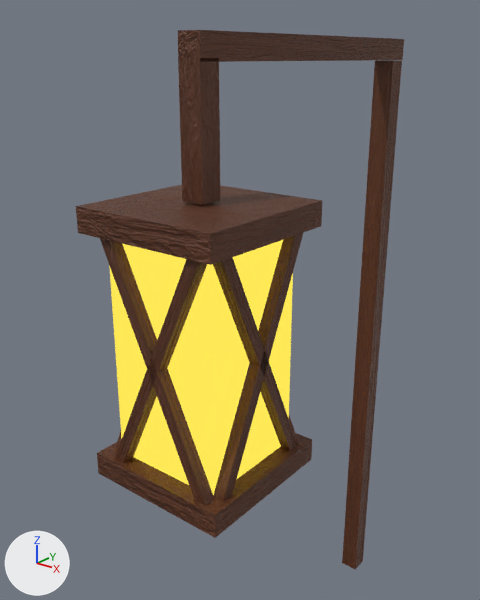
What one commit did to the Blender file lamplight-v1.blend.
Camera for both pictures: a 50 mm camera at (6.56, -7.34, 6.81) aimed at (-1.07, 2.27, 2.34). Lighting does not change. The marker at lower left points along +X, +Y and +Z.

In view in the first picture: 'Handle1', 'Handle2', 'Handle3', 'Light.001', 'X1', 'X10', 'X2', 'X7', 'X8', 'X9'.
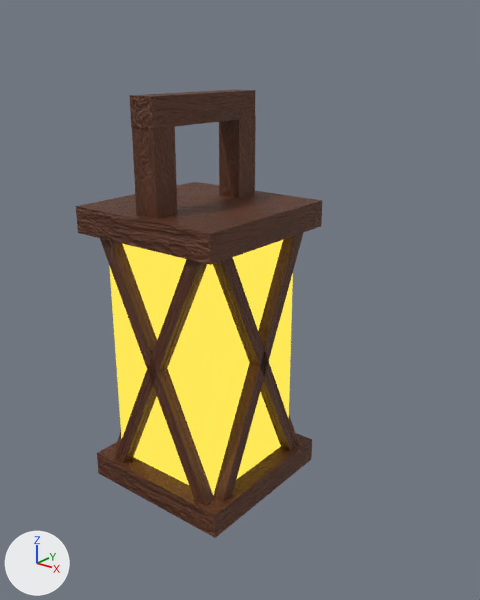
Pixel boxes (x1, y1, x2, y2) of what changed, in the pictures (480 x 600 px):
'Handle3', moved, rescaled: before (342, 61, 402, 570); after (219, 115, 256, 198)
'Handle2', moved, rescaled (44% narrower, 21% taller): before (178, 30, 404, 62); after (130, 90, 255, 129)
'Handle1', moved, rescaled: before (178, 58, 220, 205); after (132, 127, 178, 219)

The edits, one by one:
Object 'Handle1' (ob_handle1) moves from (0.0, 0.0, 5.8) to (0.0, -0.93, 5.23).
Object 'Handle1' (ob_handle1) is rescaled from (0.2, 0.2, 1.0) to (0.2, 0.2, 0.748).
Object 'Handle3' (ob_handle3) moves from (0.0, 5.75, 0.44) to (0.0, 0.85, 5.23).
Object 'Handle3' (ob_handle3) is rescaled from (0.2, 0.2, 6.3) to (0.2, 0.2, 0.748).
Object 'Handle2' (ob_handle2) moves from (0.0, 2.89, 6.95) to (0.0, -0.05, 6.14).
Object 'Handle2' (ob_handle2) is rescaled from (0.2, 3.08, 0.2) to (0.2, 1.09, 0.2).
